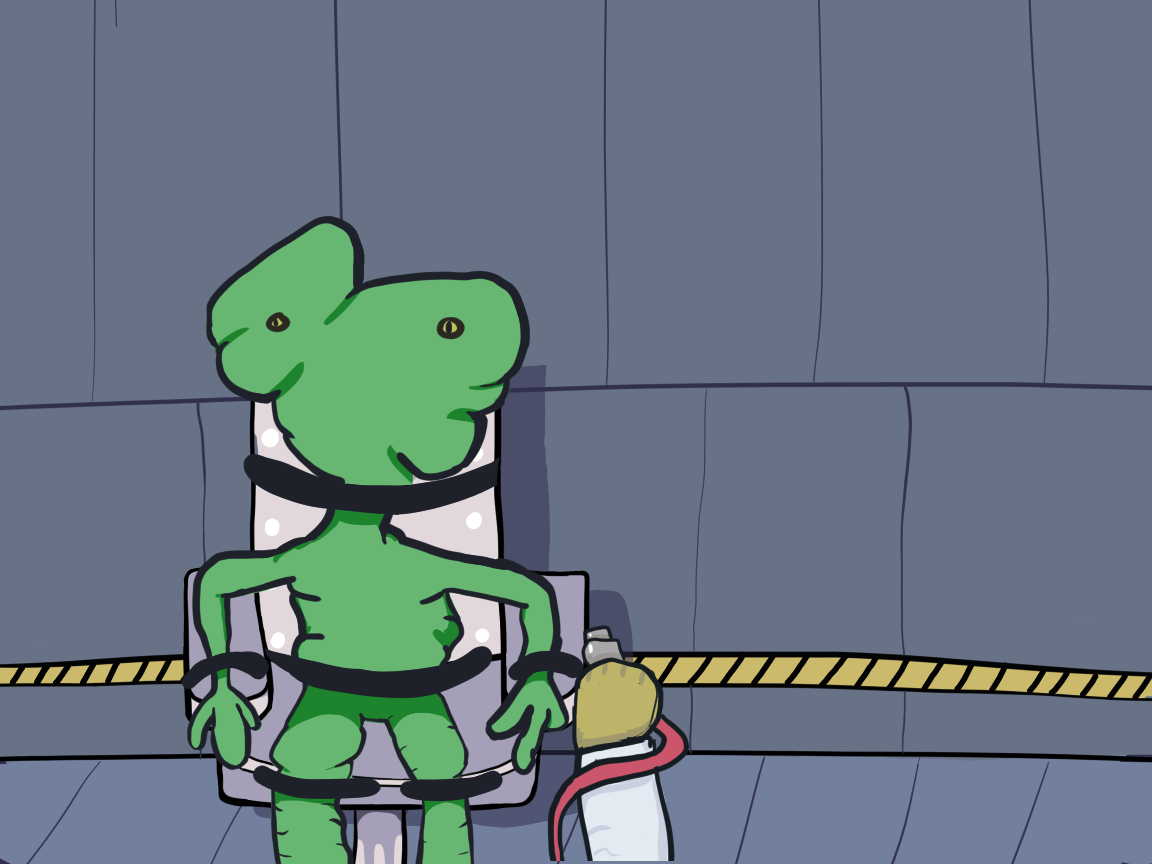
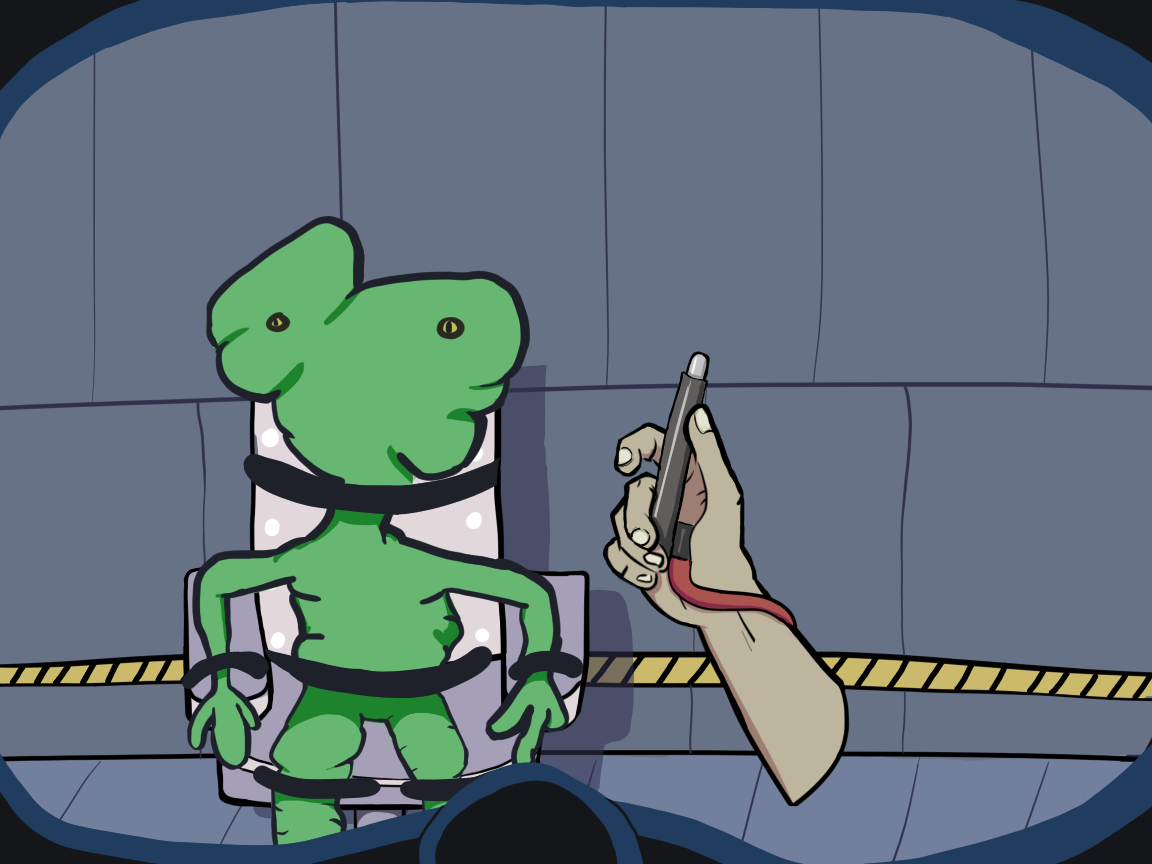
The second 1152x864 image is a revision of the first. Changes to its layers:
showed group "mask" (1 layers) over [0, 0, 1152, 864]
painted on "mask vignette" over [0, 0, 1152, 864]
removed group "arm" (2 layers) over [507, 446, 763, 864]
removed layer "line" (1st of 4, in "arm") from group "arm" over [507, 446, 763, 864]
removed layer "color" (1st of 2, in "arm") from group "arm" over [507, 446, 763, 864]
added group "2" with 3 layers above "mutant 2" over [587, 351, 907, 864]
added layer "line gun" in group "2" over [597, 351, 850, 832]
added layer "line hand" in group "2" over [587, 351, 907, 864]
added layer "colour" (1st of 3, in "2") in group "2" over [597, 351, 850, 832]
painted on "line" (1st of 3, in "mutant 2") over [116, 354, 692, 864]
painted on "colour" (2nd of 3, in "mutant 2" › "colors") over [116, 433, 628, 864]
painted on "shadow" over [178, 0, 1138, 864]
painted on "line" (3rd of 3, in "background") over [0, 0, 1152, 864]
painted on "color" (in "background") over [0, 0, 1152, 864]
